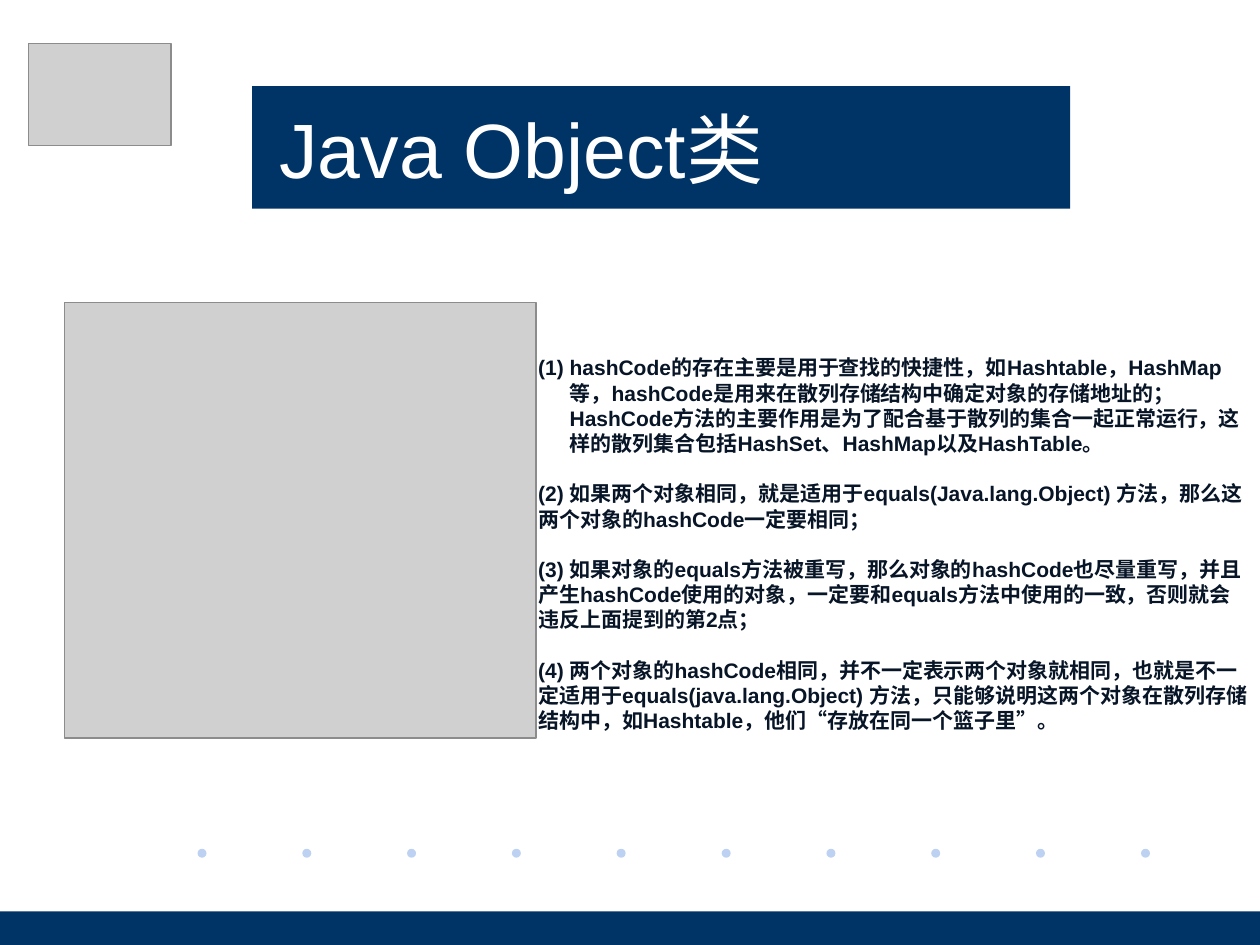
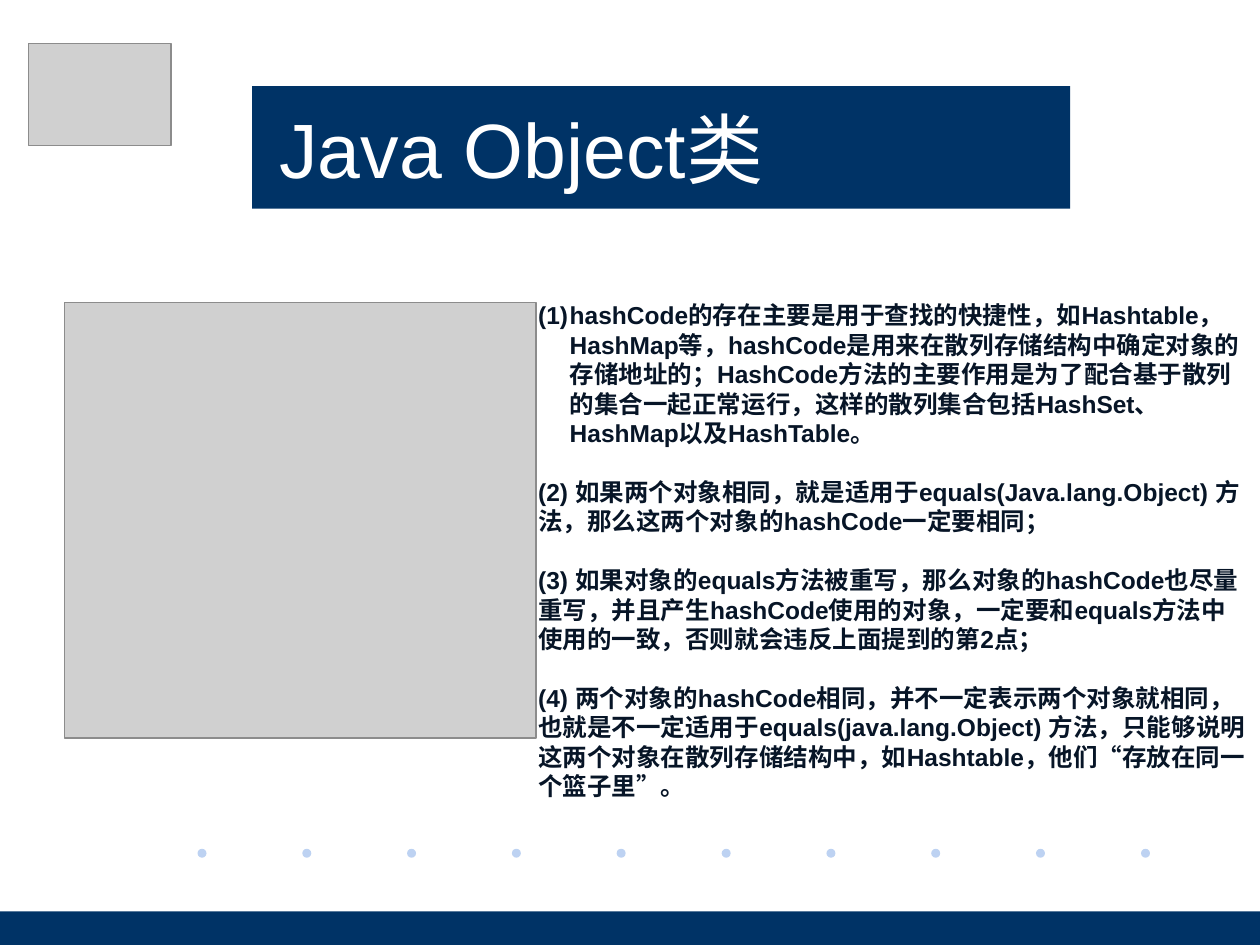
Before and after one commit to pez1420/peixun, a slide deck: slide 19 of Java基础/Java基础培训-基础语法.pptx. Drawn at 1260x945 pixels with LibreOffice and Linux fonts; fonts in the diff are those of the drawing; grey boxes stand for pictures; background and template pictures are left out. Boxes give left, top, right and bottom in pixels: in the first picture for what was removed or moved away, otherwise in the second. Text is boxed around its words. In the diff, an @@ line names an element or a change of style, - is before the commit and + after.

```diff
--- a/Java基础/Java基础培训-基础语法.pptx
+++ b/Java基础/Java基础培训-基础语法.pptx
@@ text "hashCode的存在主要是用于查找的快捷性，如Hashtable，HashMap等，hashCode是用来在散列存储结 ...": place and size @@
-text "hashCode的存在主要是用于查找的快捷性，如Hashtable，HashMap等，hashCode是用来在散列存储结 ..." at (538,359,1248,731)
+text "hashCode的存在主要是用于查找的快捷性，如Hashtable，HashMap等，hashCode是用来在散列存储结 ..." at (538,305,1245,797)
@@ text "hashCode的存在主要是用于查找的快捷性，如Hashtable，HashMap等，hashCode是用来在散列存储结 ..." at (538,305,1245,797): size 12 to 14 pt @@
```
Also in this commit, not shown: 1 other slide changed, 3 slides added, 2 other files.
